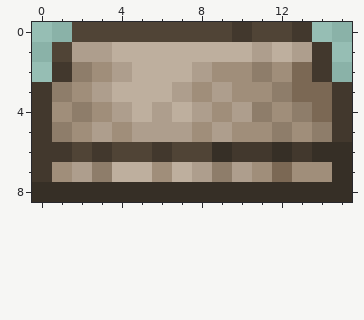
File history of a pixel-art sprite, Content/SaltFlats/Tiles/Furniture/SaltWorkBenchItem.png. Above is the file before it was changed.
The file is 32x18 pixels, drawn in blocks of 2x2; one block is one cell here.
After the commit:
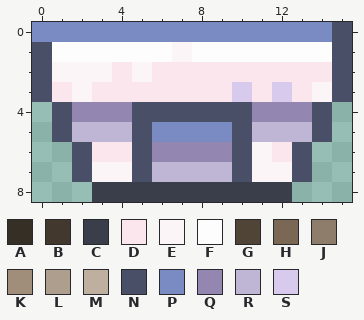
Palette (. is transparent): A #362f26  B #42382d  C #3a3e4b  D #fbe6ed  E #fcf5f8  F #fdfdfd  G #504436  H #7b6854  J #8e7d6a  K #a08e7a  L #ae9e8d  M #beaf9e  N #484f67  P #7a8ac2  Q #9386b0  R #bfb5d5  S #d7caed
Edits made:
Changed rows in their new state; - is an unchanged pixel.
first column x 0:
0 PPPPPPPPPPPPPPPN
1 NFFFFFFEFFFFFFFN
2 NEEEDEDDDDDDDDDN
3 NDEDDDDDDDSDSDEN
4 .NQQQNNNNNNQQQN.
5 .NRRRNPPPPNRRRN.
6 ..NDDNQQQQNEDN..
7 ..NEENRRRRNEEN..
8 ...CCCCCCCCCC...
